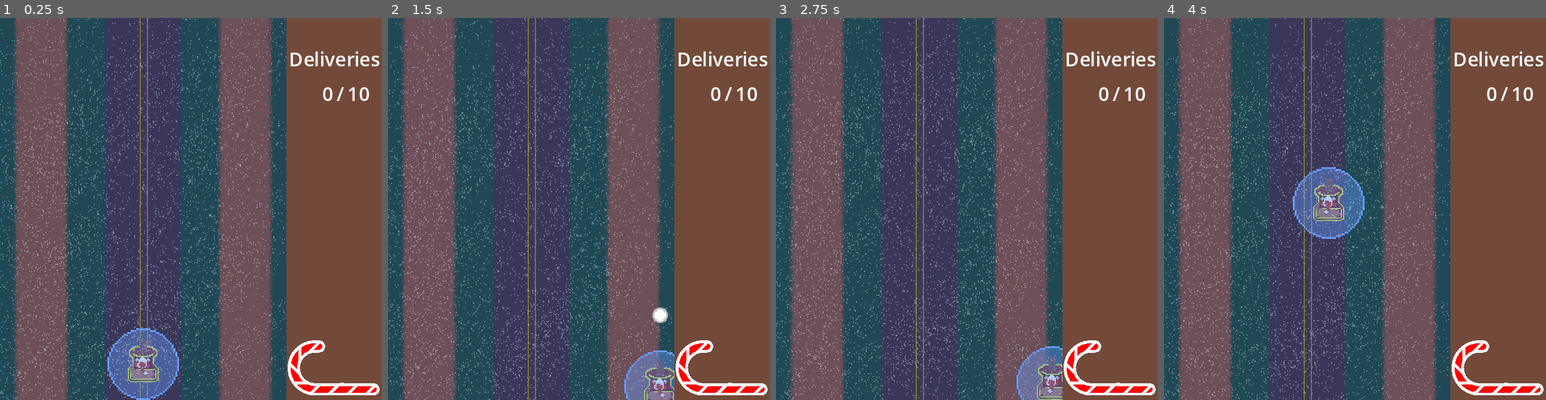
Above: before the commit, frames 1-4 (left to right).
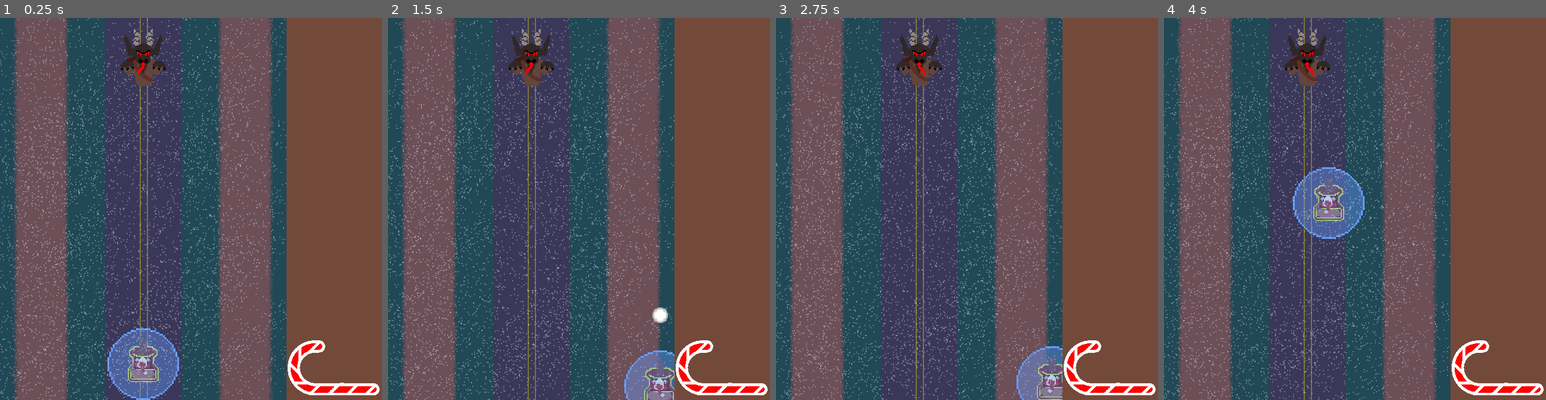
Above: after the commit, the same moments.

Repository: Zoidmania/gdex-2023-winter
Game: Godot game, scene res://stages/stage_antarctica.tscn
Two runs of this game, one before a commit and one after it. Both use one fixed random seed, a clock stepped at 60 frames per second and the inputs below. This scene is started directly instead of the project's main scene. The engine's default icon, where the game draws it, is replaced by a stand-in: a white triangle on a blue panel in a dark square.
Inputs:
- Up to frame 1 (0.25 s): no input
- Up to frame 2 (1.5 s): tap Enter at 0.5 s; hold Right (santa_move_right) 0.53-1.28 s; hold Shift (santa_land_or_take_off) 0.53-1.28 s; hold Down (santa_move_down) from 1.28 s (still down); tap Space (santa_shoot) at 1.35 s
- Up to frame 3 (2.75 s): release Down (santa_move_down) at 2.03 s; hold Right (santa_move_right) from 2.03 s (still down); hold Shift (santa_land_or_take_off) from 2.03 s (still down)
- Up to frame 4 (4 s): release Right (santa_move_right) at 2.78 s; release Shift (santa_land_or_take_off) at 2.78 s; hold Up (santa_move_up) 2.78-3.53 s; tap Space (santa_shoot) at 2.85 s; hold Left (santa_move_left) from 3.53 s (still down); hold Shift (santa_land_or_take_off) from 3.53 s (still down)

The runs differ from the first frame. In frame 1, 1.5% of the frame differs, in the area x 31-100%, y 2-22%; in frame 2, 1.5%; in frame 3, 1.5%; in frame 4, 1.5%.

Commit message:
tie-up loose ends
- Add required score to game_stats
- Remove enemey scoring
- Add Krampus to Antarctica stage
- Add toggleable UI section depending on whether the stage is a
  boss fight or not
- Rename HealthBar to PlayerHealthBar

Diff:
--- a/src/enemies/krampus.tscn
+++ b/src/enemies/krampus.tscn
@@ -45,11 +45,8 @@
 scale = Vector2(1.88, 2.4)
 polygon = PackedVector2Array(-3.72341, -10, -1.06383, -7.5, -1.06383, -6.66666, -2.12766, -5.83333, -2.12766, -5.41666, …(1005 unchanged characters)…
 
-[node name="ScoreComponent" parent="." index="8"]
-adjust_amount = 100
-
-[node name="DestroyedSpawnerComponent" parent="." index="10"]
+[node name="DestroyedSpawnerComponent" parent="." index="9"]
 scale = Vector2(3, 3)
 
-[node name="HealthComponent" parent="." index="11"]
-health = 50
+[node name="HealthComponent" parent="." index="10"]
+health = 100
--- a/src/hud-ui/health_bar.gd
+++ b/src/hud-ui/health_bar.gd
@@ -1,4 +1,4 @@
-class_name HealthBar
+class_name PlayerHealthBar
 extends Node2D
 ## A health bar UI object.
 ##
--- a/src/hud-ui/health_bar.tscn
+++ b/src/hud-ui/health_bar.tscn
@@ -7,7 +7,7 @@
 [ext_resource type="Texture2D" uid="uid://g8vqepc6txaf" path="res://assets/healthBar/CANE EMPTY straight.png" id="4_8kjfr"]
 [ext_resource type="Texture2D" uid="uid://hpn4hed0upio" path="res://assets/healthBar/CANE FILLED straight.png" id="5_x6lc7"]
 
-[node name="HealthBar" type="Node2D"]
+[node name="PlayerHealthBar" type="Node2D"]
 scale = Vector2(0.15, 0.15)
 script = ExtResource("1_aqlcu")
 game_stats = ExtResource("2_rvlaa")
--- a/src/hud-ui/hud.gd
+++ b/src/hud-ui/hud.gd
@@ -2,13 +2,16 @@
 class_name  game_hud
 
 @onready var ui_panel = $HSplitContainer/UIPanel
-@onready var done_deliveries = $HSplitContainer/UIPanel/doneDeliveries
-@onready var total_deliveries = $HSplitContainer/UIPanel/totalDeliveries
+@onready var delivery_labels: Control = $HSplitContainer/UIPanel/DeliveryLabels
+@onready var total_deliveries: Label = $HSplitContainer/UIPanel/DeliveryLabels/totalDeliveries
+@onready var done_deliveries: Label = $HSplitContainer/UIPanel/DeliveryLabels/doneDeliveries
 
 @onready var h_split_container: HSplitContainer = $HSplitContainer
-@onready var health_bar: HealthBar = $HSplitContainer/UIPanel/HealthBar
+@onready var health_bar: PlayerHealthBar = $HSplitContainer/UIPanel/PlayerHealthBar
 
 @export var game_stats: GameStats
+# If it's a boss stage, set to true.
+@export var is_boss_stage:= false
 
 var play_area_width = ProjectSettings.get_setting("display/window/size/playable_area_width")
 
@@ -20,9 +23,16 @@
 ## Ensures that the split offset of the container matches the value defined in project settings.
 func _ready() -> void:
 
-    game_stats.score = 0
-    total_deliveries.text = str(game_stats.required_score)
-    done_deliveries.text = str(game_stats.score)
+    if is_boss_stage:
+
+        delivery_labels.hide()
+
+    else:
+
+        game_stats.score = 0
+        total_deliveries.text = str(game_stats.required_score)
+        done_deliveries.text = str(game_stats.score)
+
     h_split_container.split_offset = play_area_width
 
 
--- a/src/hud-ui/hud.tscn
+++ b/src/hud-ui/hud.tscn
@@ -32,10 +32,12 @@
 layout_mode = 2
 theme_override_styles/panel = SubResource("StyleBoxFlat_c3x4t")
 
-[node name="HealthBar" parent="HSplitContainer/UIPanel" instance=ExtResource("3_qexwg")]
-position = Vector2(1, 270)
+[node name="DeliveryLabels" type="Control" parent="HSplitContainer/UIPanel"]
+anchors_preset = 0
+offset_right = 40.0
+offset_bottom = 40.0
 
-[node name="totalDeliveries" type="Label" parent="HSplitContainer/UIPanel"]
+[node name="totalDeliveries" type="Label" parent="HSplitContainer/UIPanel/DeliveryLabels"]
 z_index = 4
 layout_mode = 0
 offset_left = 51.0
@@ -44,7 +46,7 @@
 offset_bottom = 75.0
 text = "10"
 
-[node name="Label2" type="Label" parent="HSplitContainer/UIPanel"]
+[node name="Label2" type="Label" parent="HSplitContainer/UIPanel/DeliveryLabels"]
 layout_mode = 0
 offset_left = 2.0
 offset_top = 23.0
@@ -52,7 +54,7 @@
 offset_bottom = 46.0
 text = "Deliveries"
 
-[node name="Label3" type="Label" parent="HSplitContainer/UIPanel"]
+[node name="Label3" type="Label" parent="HSplitContainer/UIPanel/DeliveryLabels"]
 layout_mode = 0
 offset_left = 42.0
 offset_top = 52.0
@@ -60,7 +62,7 @@
 offset_bottom = 75.0
 text = "/"
 
-[node name="doneDeliveries" type="Label" parent="HSplitContainer/UIPanel"]
+[node name="doneDeliveries" type="Label" parent="HSplitContainer/UIPanel/DeliveryLabels"]
 z_index = 4
 layout_mode = 0
 offset_left = 16.0
@@ -69,3 +71,6 @@
 offset_bottom = 75.0
 text = "0"
 horizontal_alignment = 2
+
+[node name="PlayerHealthBar" parent="HSplitContainer/UIPanel" instance=ExtResource("3_qexwg")]
+position = Vector2(1, 270)
--- a/src/stages/enemy_generator.gd
+++ b/src/stages/enemy_generator.gd
@@ -10,6 +10,11 @@
 @onready var spawner_component: SpawnerComponent = $SpawnerComponent
 
 var play_area_width = ProjectSettings.get_setting("display/window/size/playable_area_width")
+
+
+func _ready() -> void:
+
+    game_stats.score_changed.connect(update_spawn_pattern)
 
 
 ## Spawns enemies at a random location above the screen.
@@ -43,3 +48,7 @@
     #timer.start(spawn_rate + randf_range(0.25, 0.5))
 
     timer.start()
+
+
+func update_spawn_pattern(score: int) -> void:
+    pass
--- a/src/stages/house_generator.gd
+++ b/src/stages/house_generator.gd
@@ -8,6 +8,8 @@
 @export var sleigh: Sleigh
 @export var right_spawn: Marker2D
 @export var left_spawn: Marker2D
+@export var game_stats: GameStats
+
 signal delivery_completed
 
 # Called when the node enters the scene tree for the first time.
--- a/src/stages/house_generator.tscn
+++ b/src/stages/house_generator.tscn
@@ -1,6 +1,7 @@
-[gd_scene load_steps=7 format=3 uid="uid://dpd5qlq771bi0"]
+[gd_scene load_steps=8 format=3 uid="uid://dpd5qlq771bi0"]
 
 [ext_resource type="Script" path="res://stages/house_generator.gd" id="1_c4qdo"]
+[ext_resource type="Resource" uid="uid://c7pb7has64jr8" path="res://game_stats.tres" id="2_avsxp"]
 [ext_resource type="Script" path="res://components/spawner_component.gd" id="2_d3sog"]
 [ext_resource type="PackedScene" uid="uid://bi4ct50nogwie" path="res://assets/house/delivery_house.tscn" id="3_4v6im"]
 [ext_resource type="PackedScene" uid="uid://gxpy3518avdu" path="res://assets/house/red_house.tscn" id="4_yihrh"]
@@ -9,6 +10,7 @@
 
 [node name="HouseGenerator" type="Node2D"]
 script = ExtResource("1_c4qdo")
+game_stats = ExtResource("2_avsxp")
 
 [node name="DeliveryHouse" type="Node2D" parent="."]
 script = ExtResource("2_d3sog")
--- a/src/stages/stage_antarctica.tscn
+++ b/src/stages/stage_antarctica.tscn
@@ -1,8 +1,27 @@
-[gd_scene load_steps=3 format=3 uid="uid://cdcj5lytm5658"]
+[gd_scene load_steps=5 format=3 uid="uid://cdcj5lytm5658"]
 
 [ext_resource type="PackedScene" uid="uid://cv75r8ff33mru" path="res://stages/stage.tscn" id="1_t5mki"]
 [ext_resource type="PackedScene" uid="uid://3yahcs5b6i42" path="res://stages/stage_antarctica_enemy_generator.tscn" id="2_ci7bq"]
+[ext_resource type="PackedScene" uid="uid://b8yr060te5x73" path="res://enemies/krampus.tscn" id="3_qiw3l"]
+
+[sub_resource type="ParticleProcessMaterial" id="ParticleProcessMaterial_jb6tv"]
+resource_local_to_scene = true
+emission_shape_offset = Vector3(20, -20, 0)
+angle_max = 210.3
+gravity = Vector3(-90, 90, 0)
+turbulence_enabled = true
+turbulence_noise_strength = 2.47
+turbulence_noise_scale = 2.369
 
 [node name="StageAntarctica" instance=ExtResource("1_t5mki")]
 
+[node name="HUD" parent="." index="0"]
+is_boss_stage = true
+
 [node name="StageAntarcticaEnemyGenerator" parent="." index="1" instance=ExtResource("2_ci7bq")]
+
+[node name="Snow" parent="." index="4"]
+process_material = SubResource("ParticleProcessMaterial_jb6tv")
+
+[node name="Krampus" parent="." index="5" instance=ExtResource("3_qiw3l")]
+position = Vector2(120, 33)
--- a/src/stages/stage_na_enemy_generator.gd
+++ b/src/stages/stage_na_enemy_generator.gd
@@ -12,6 +12,9 @@
 ## Connects the spawn timers to spawn handler for each enemy type.
 func _ready() -> void:
 
+    # wire the signal from game_stats re: score changing
+    super()
+
     grey_goat_timer.timeout.connect(
         handle_spawn.bind(grey_goat_scene, grey_goat_timer)
     )
